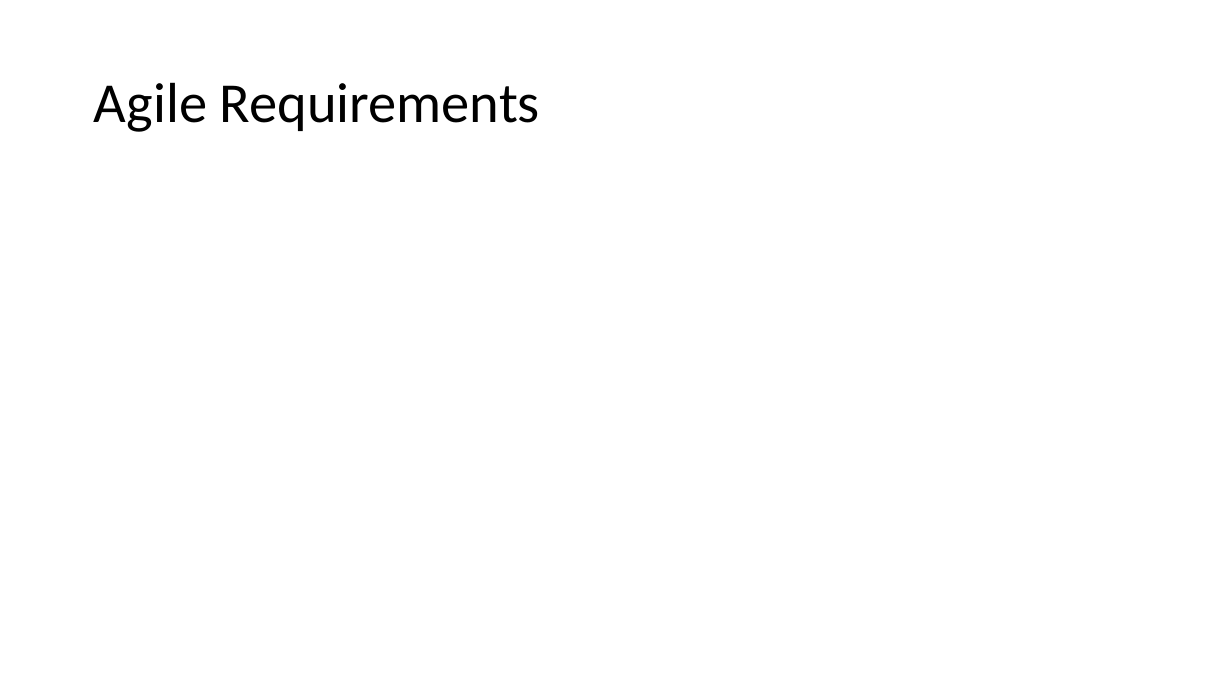
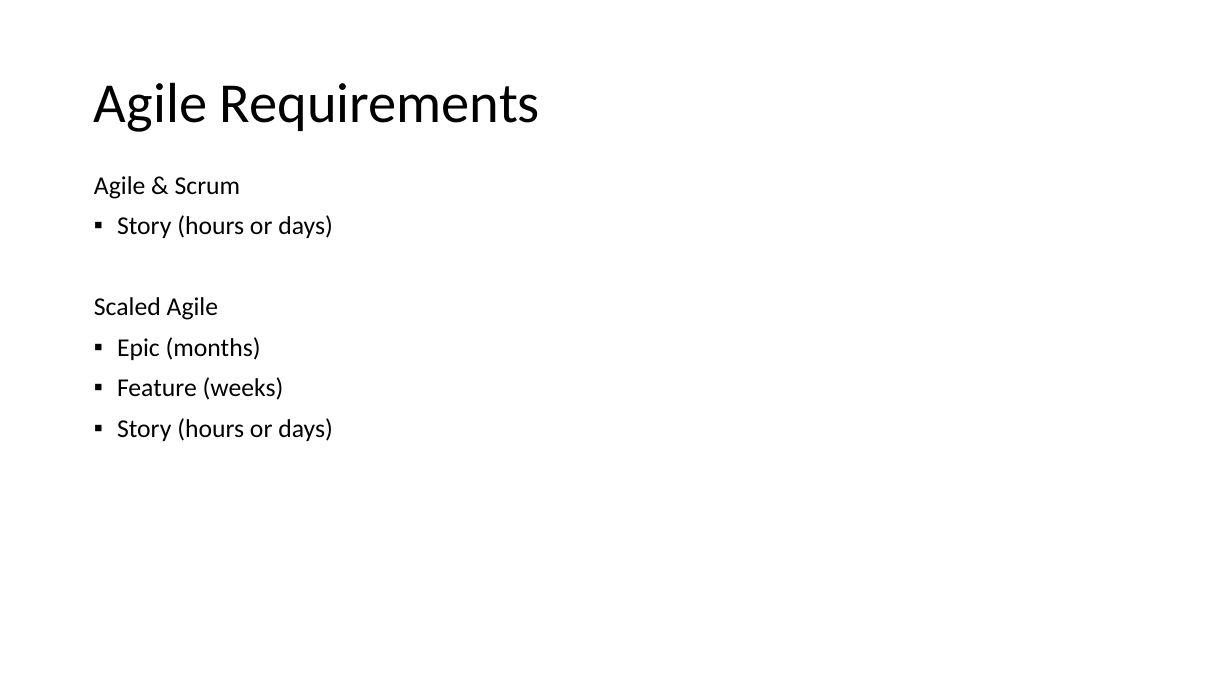
Before and after one commit to EricJPogue/CPSC-24500, a slide deck: slide 4 of lecture-slides/2020-03-03-oop.pptx (slide 3 before the commit). Drawn at 1232x693 pixels with LibreOffice and Linux fonts; fonts in the diff are those of the drawing. Boxes give left, top, right and bottom in pixels: in the first picture for what was removed or moved away, otherwise in the second. Text is boxed around its words. In the diff, an @@ line names an element or a change of style, - is before the commit and + after.

```diff
--- a/lecture-slides/2020-03-03-oop.pptx
+++ b/lecture-slides/2020-03-03-oop.pptx
@@ text added at (94,176,333,441), 20 pt, text #000000 @@
+Agile & Scrum
+▪ Story (hours or days)
+Scaled Agile
+▪ Epic (months)
+▪ Feature (weeks)
+▪ Story (hours or days)
```
Also in this commit, not shown: 4 other slides changed, 3 slides added.
